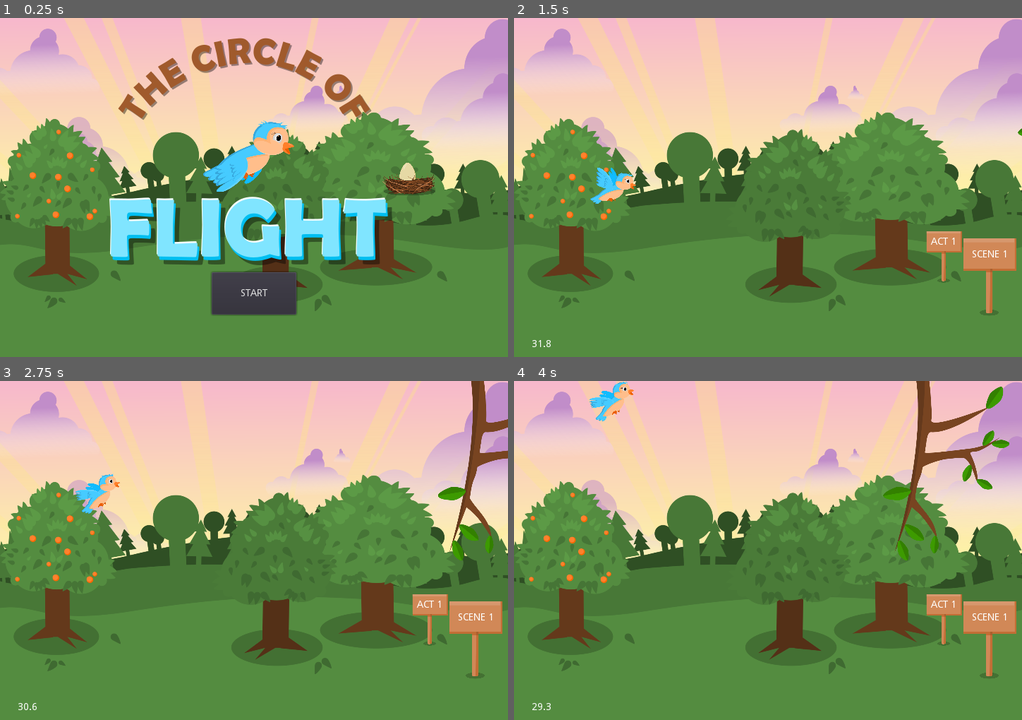
Above: before the commit, frames 1-4 (two rows, left to right).
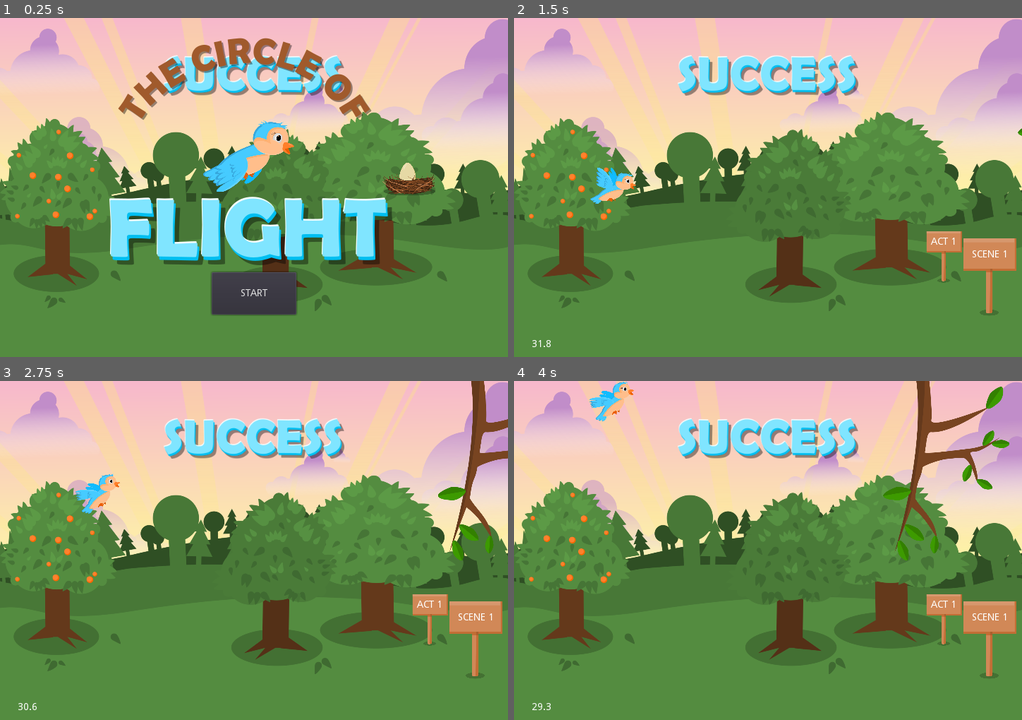
Above: after the commit, the same moments.

Repository: benfernandes/gamejam-august-2020
Game: Godot game, scene res://Main.tscn
The game is run twice, just before and just after one commit, with the same random seed, the same clock (stepped at 60 frames per second) and the same inputs.
Inputs (mouse positions are in pixels of both pictures, inside the frame that each line leads up to):
- Up to frame 1 (0.25 s): no input
- Up to frame 2 (1.5 s): click "START" at 0.5 s; click "PLAY" at 1.25 s
- Up to frame 3 (2.75 s): move the mouse to (365, 533) at 2.02 s; hold Right (ui_right) from 2.03 s (still down); click (365, 533) at 2.17 s; tap Space (flap) at 2.27, 2.57 s
- Up to frame 4 (4 s): move the mouse to (666, 567) at 2.77 s; release Right (ui_right) at 2.78 s; hold Left (ui_left) 2.78-3.53 s; tap Space (flap) at 3.02, 3.32 s; move the mouse to (818, 475) at 3.52 s; hold Right (ui_right) from 3.53 s (still down)

The runs differ from the first frame. In frame 1, 2.5% of the frame differs, in the area x 32-68%, y 11-23%; in frame 2, 3.2%; in frame 3, 3.2%; in frame 4, 3.2%.

Commit message:
Added game end state assets

Diff:
--- a/Main.tscn
+++ b/Main.tscn
@@ -1,10 +1,13 @@
-[gd_scene load_steps=6 format=2]
+[gd_scene load_steps=9 format=2]
 
 [ext_resource path="res://Main.gd" type="Script" id=1]
 [ext_resource path="res://assets/background-v1.png" type="Texture" id=2]
 [ext_resource path="res://MainStartScreen.tscn" type="PackedScene" id=3]
 [ext_resource path="res://assets/text_container_2.png" type="Texture" id=4]
 [ext_resource path="res://assets/sign-right.svg" type="Texture" id=5]
+[ext_resource path="res://assets/success.png" type="Texture" id=6]
+[ext_resource path="res://assets/well-done.png" type="Texture" id=7]
+[ext_resource path="res://assets/game-over.png" type="Texture" id=8]
 
 [node name="Main" type="Node"]
 script = ExtResource( 1 )
@@ -93,5 +96,42 @@
 __meta__ = {
 "_edit_use_anchors_": false
 }
+
+[node name="EndOfGameBanners" type="Node" parent="."]
+
+[node name="win_banner" type="TextureRect" parent="EndOfGameBanners"]
+margin_left = 232.0
+margin_top = 3.0
+margin_right = 552.0
+margin_bottom = 137.0
+rect_scale = Vector2( 0.8, 0.8 )
+texture = ExtResource( 6 )
+stretch_mode = 4
+__meta__ = {
+"_edit_use_anchors_": false
+}
+
+[node name="lose_banner" type="TextureRect" parent="EndOfGameBanners"]
+visible = false
+margin_left = 195.0
+margin_top = 55.378
+margin_right = 607.0
+margin_bottom = 116.378
+rect_scale = Vector2( 0.8, 0.8 )
+texture = ExtResource( 8 )
+__meta__ = {
+"_edit_use_anchors_": false
+}
+
+[node name="finish_banner" type="TextureRect" parent="EndOfGameBanners"]
+visible = false
+margin_left = 155.0
+margin_top = 49.622
+margin_right = 565.0
+margin_bottom = 110.622
+texture = ExtResource( 7 )
+__meta__ = {
+"_edit_use_anchors_": false
+}
 [connection signal="pressed" from="StartGameButton" to="." method="_on_start_game_button_pressed"]
 [connection signal="begin" from="MainStartScreen" to="." method="_on_main_start_game"]
